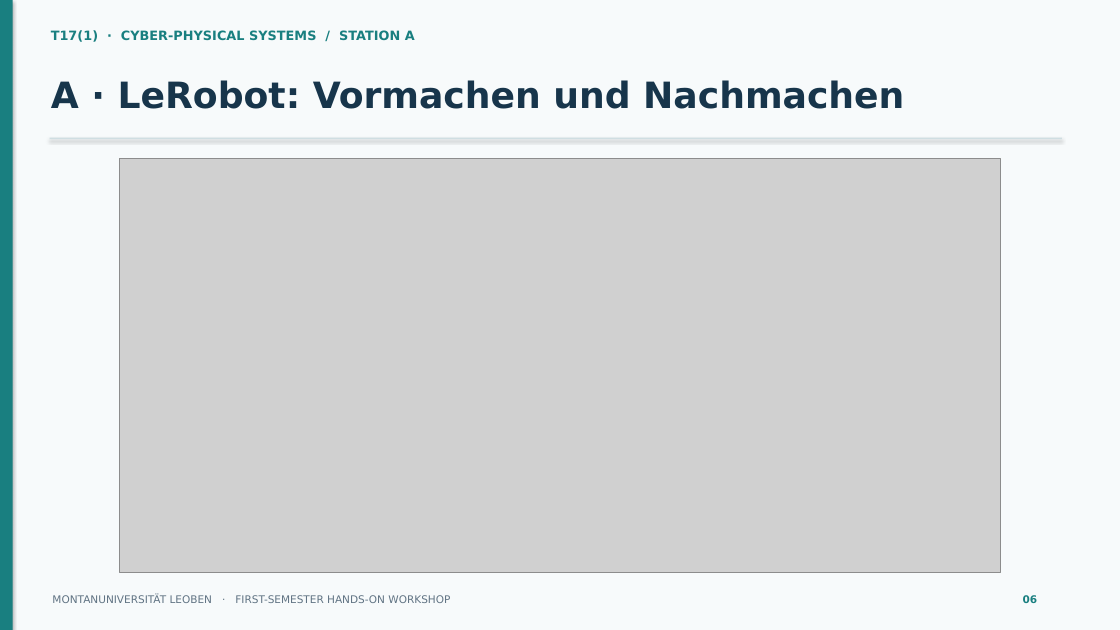
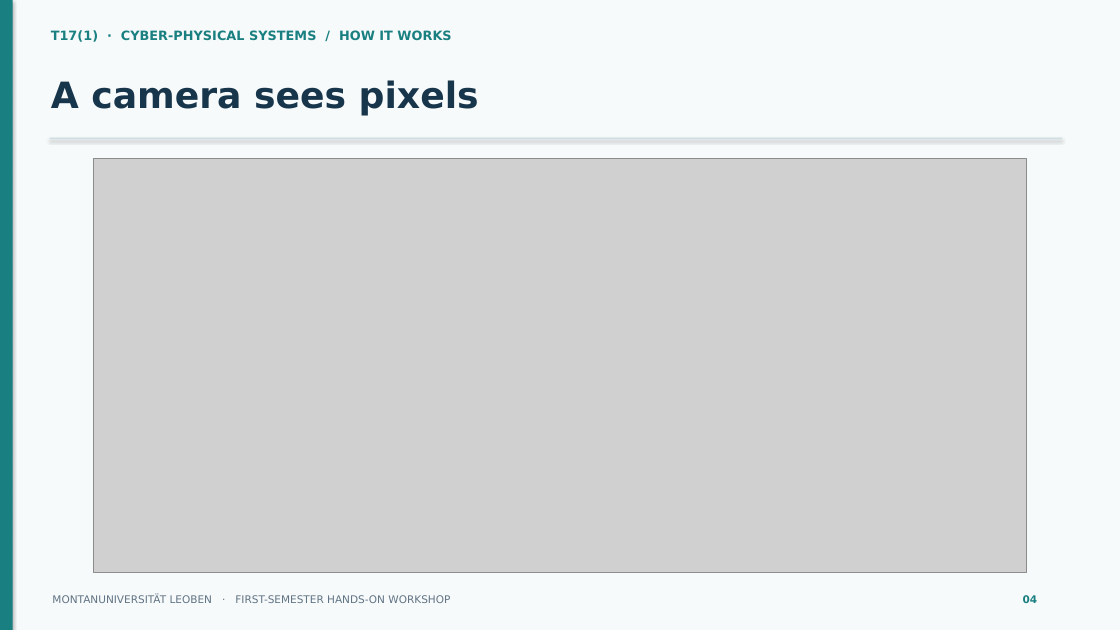
Before and after one commit to mul-cps/teaching-exciting-science-2026, a slide deck: slide 4 of docs/workshop-slides.pptx (slide 6 before the commit). Drawn at 1120x630 pixels with LibreOffice and Linux fonts; fonts in the diff are those of the drawing; grey boxes stand for pictures. Boxes give left, top, right and bottom in pixels: in the first picture for what was removed or moved away, otherwise in the second. Text is boxed around its words. In the diff, an @@ line names an element or a change of style, - is before the commit and + after.

Commit message:
Prepare four-hour sorting workshop materials and offline student handout

```diff
--- a/docs/workshop-slides.pptx
+++ b/docs/workshop-slides.pptx
@@ text at (51, 30, 451, 42): text changed @@
-T17(1) · CYBER-PHYSICAL SYSTEMS / STATION A
+T17(1) · CYBER-PHYSICAL SYSTEMS / HOW IT WORKS
@@ text at (51, 80, 479, 115): text changed @@
-A · LeRobot: Vormachen und Nachmachen
+A camera sees pixels
@@ picture: place and size @@
-picture at (119, 159, 1001, 572)
+picture at (93, 159, 1026, 572)
@@ text at (1023, 595, 1038, 603): text changed @@
-06
+04
```
Also in this commit, not shown: 7 other slides changed, 12 slides removed, 17 other files.
